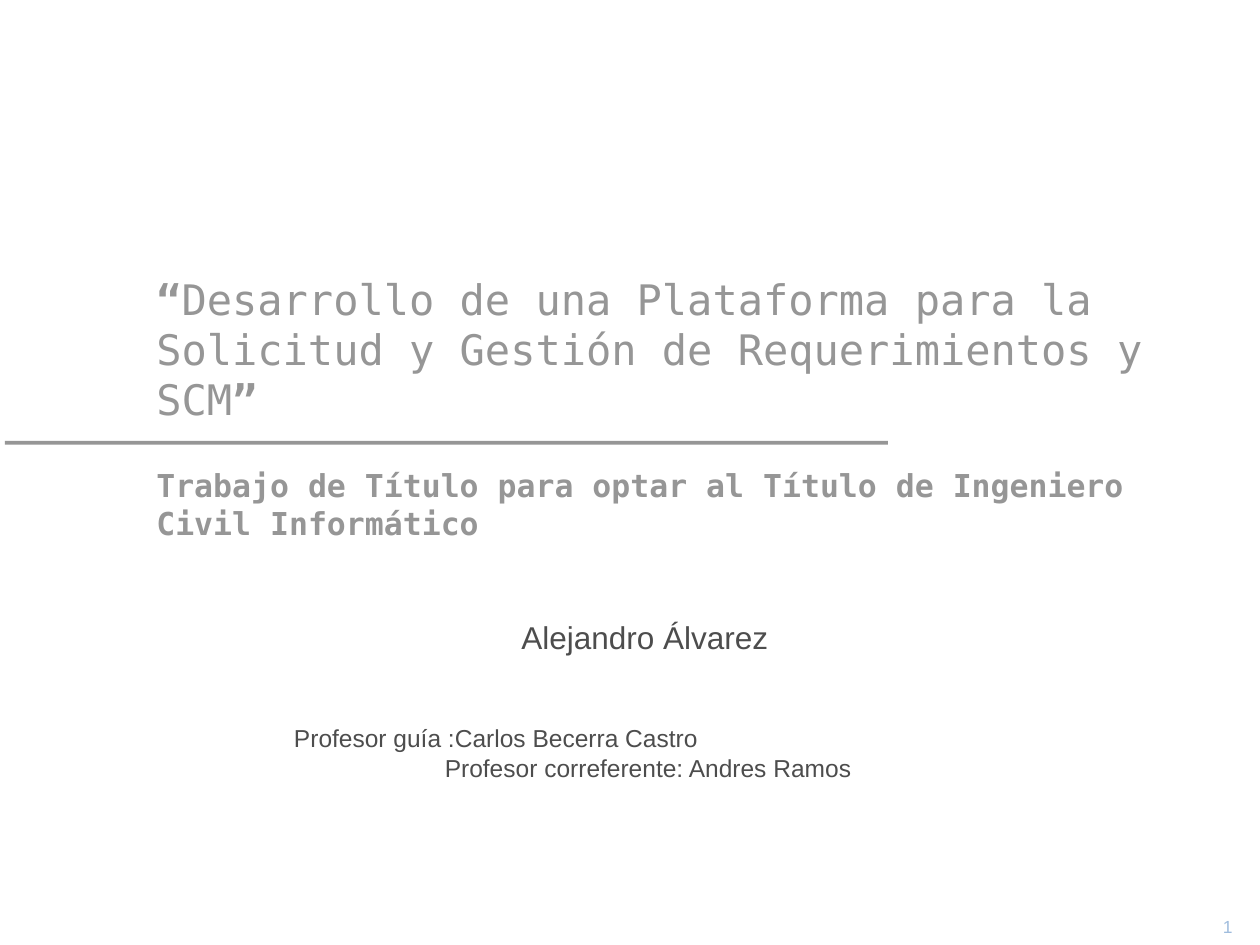
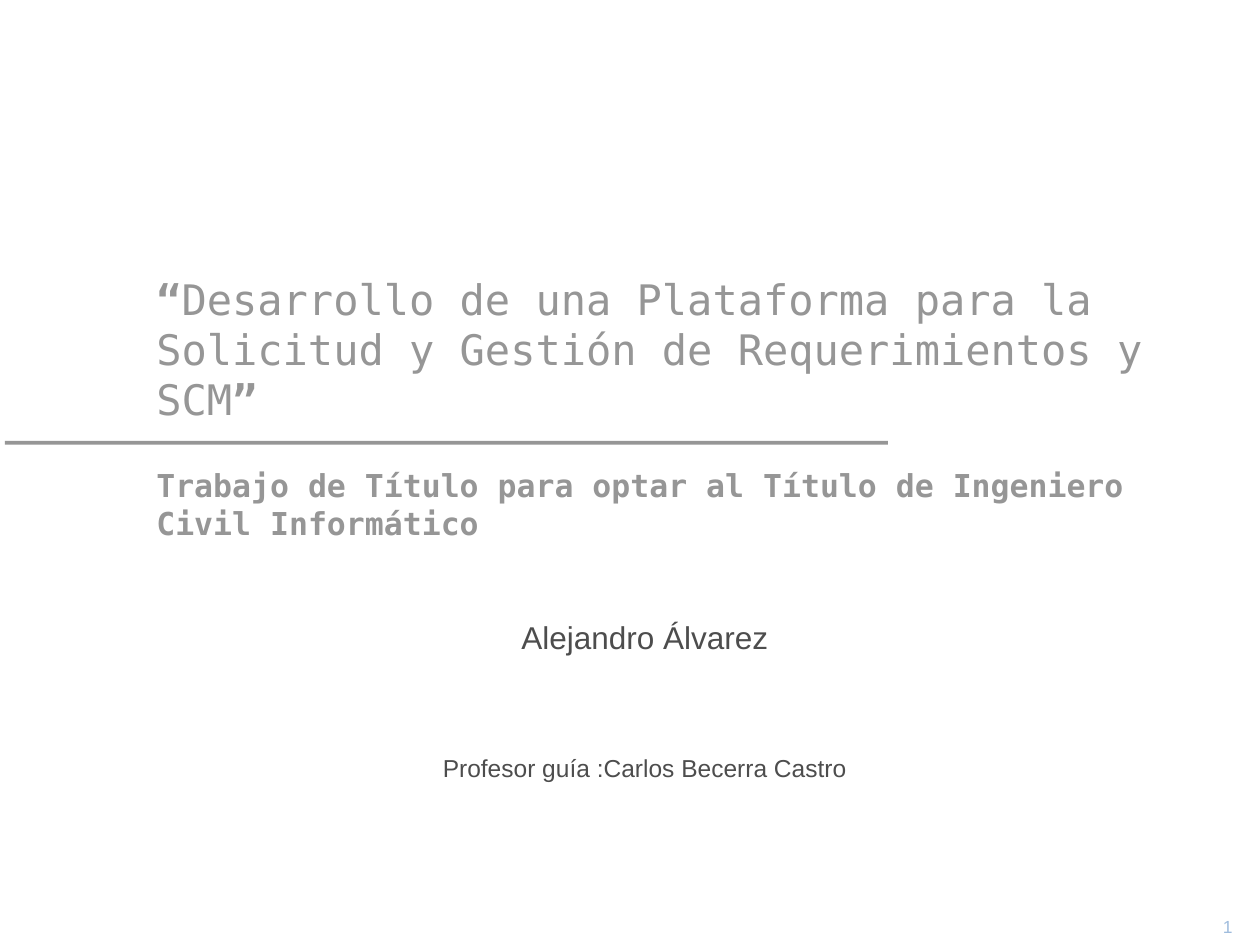
Before and after one commit to yano2h/TESIS, a slide deck: slide 1 of Informes/Propuesta en nueva Plantilla 2012/Precentacion_Propuesta_2012.ppt. Drawn at 1260x945 pixels with LibreOffice and Linux fonts; fonts in the diff are those of the drawing; background and template pictures are left out. Boxes give left, top, right and bottom in pixels: in the first picture for what was removed or moved away, otherwise in the second. Text is boxed around its words. In the diff, an @@ line names an element or a change of style, - is before the commit and + after.

```diff
--- a/Informes/Propuesta en nueva Plantilla 2012/Precentacion_Propuesta_2012.ppt
+++ b/Informes/Propuesta en nueva Plantilla 2012/Precentacion_Propuesta_2012.ppt
@@ subtitle at box(445, 759, 851, 778): paragraph removed @@
-Profesor correferente: Andres Ramos
```
Also in this commit, not shown: 7 other slides changed, 2 other files.
